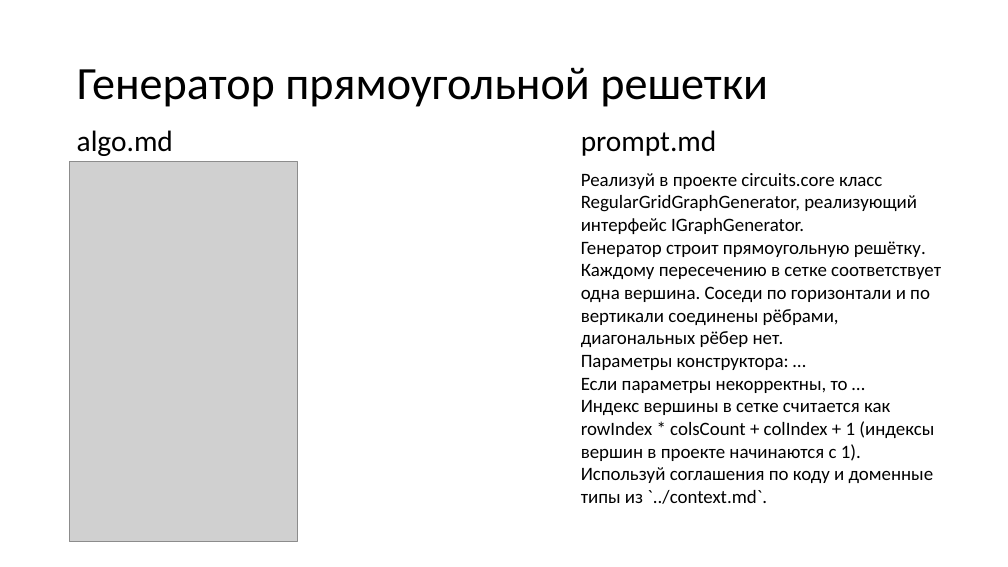
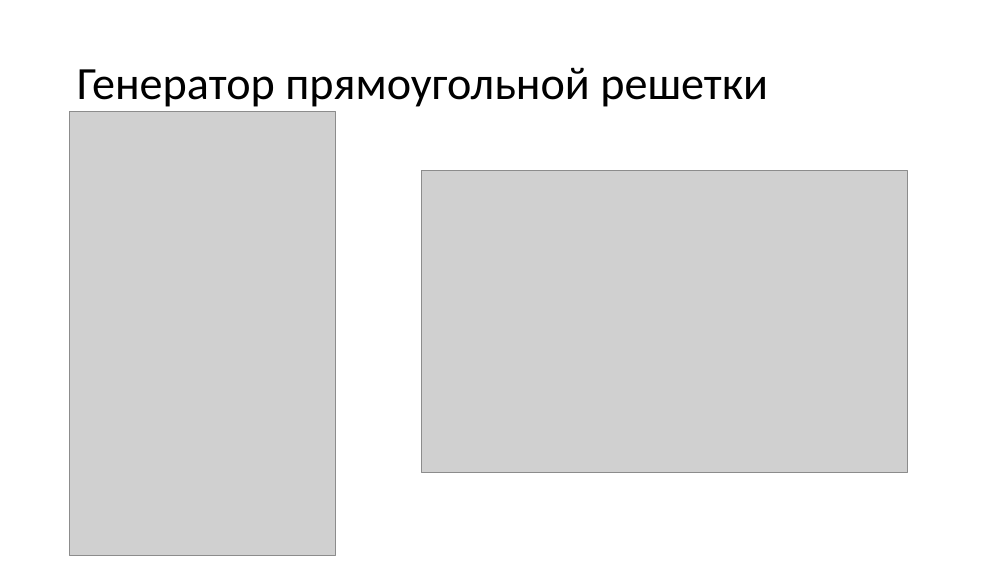
Before and after one commit to Sergho/circuits, a slide deck: slide 16 of presentation/presentation.pptx (slide 20 before the commit). Drawn at 1008x567 pixels with LibreOffice and Linux fonts; fonts in the diff are those of the drawing; grey boxes stand for pictures. Boxes give left, top, right and bottom in pixels: in the first picture for what was removed or moved away, otherwise in the second. Text is boxed around its words. In the diff, an @@ line names an element or a change of style, - is before the commit and + after.

```diff
--- a/presentation/presentation.pptx
+++ b/presentation/presentation.pptx
@@ picture: place and size @@
-picture at (70,162,298,542)
+picture at (70,111,336,556)
@@ text removed at (77,130,173,156) @@
-algo.md
@@ text removed at (581,130,717,156) @@
-prompt.md
@@ picture added at (421,170,907,473) @@
@@ text removed at (581,173,941,504) @@
-Реализуй в проекте circuits.core класс RegularGridGraphGenerator, реализующий интерфейс IGraphGenerator.
-Генератор строит прямоугольную решётку. Каждому пересечению в сетке соответствует одна вершина. Соседи по горизонтали и по вертикали соединены рёбрами, диагональных рёбер нет.
-Параметры конструктора: …
-Если параметры некорректны, то …
-Индекс вершины в сетке считается как
-rowIndex * colsCount + colIndex + 1 (индексы вершин в проекте начинаются с 1).
-Используй соглашения по коду и доменные типы из `../context.md`.
```
Also in this commit, not shown: 6 other slides changed, 10 slides added, 2 slides removed.
